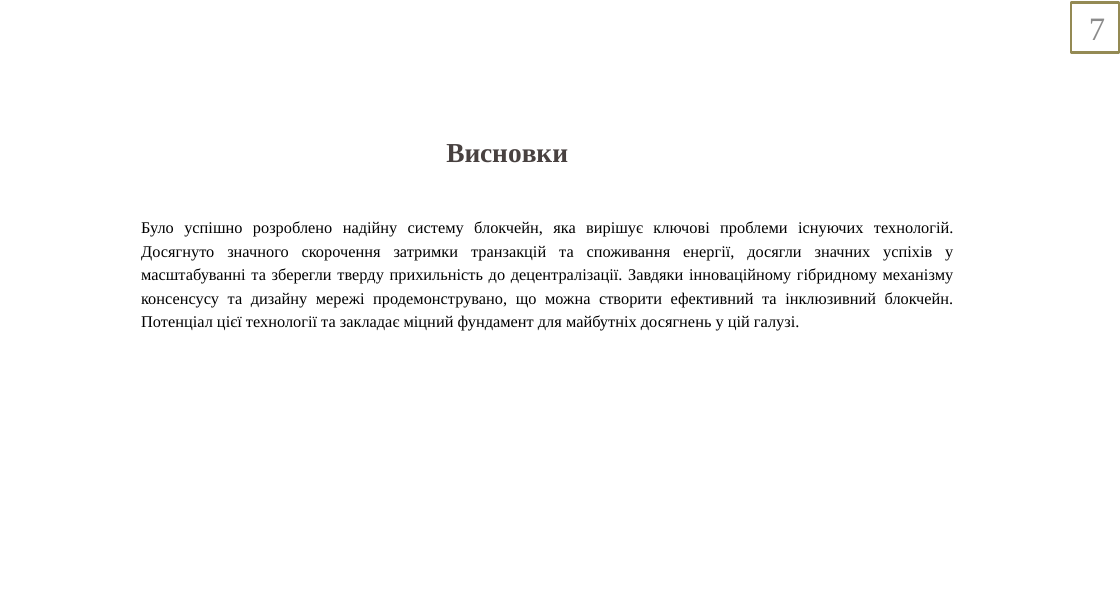
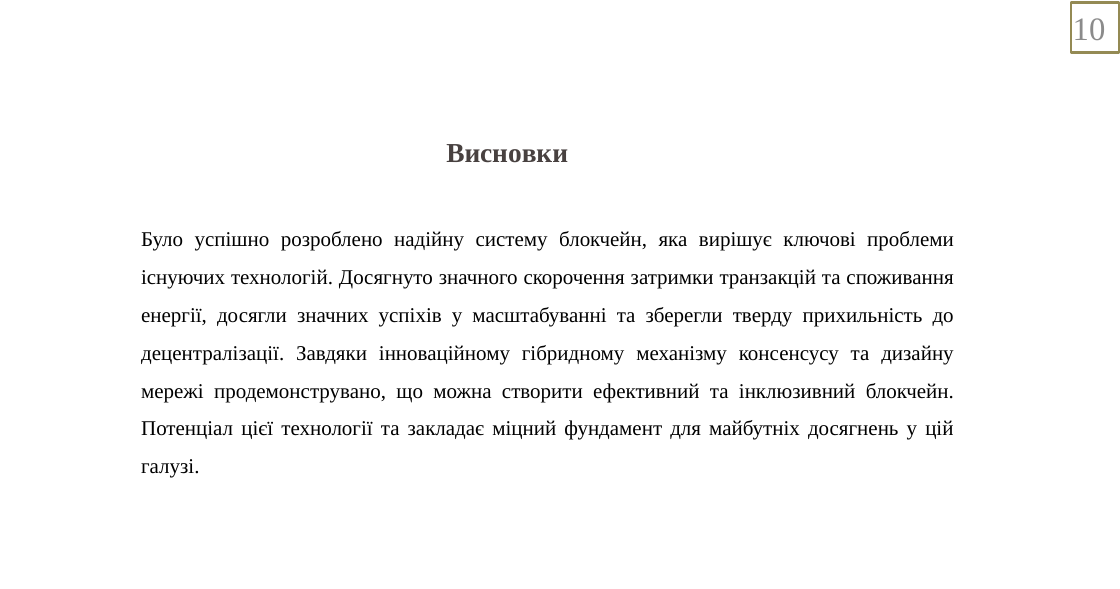
Before and after one commit to Sunr1s/BlockChain, a slide deck: slide 10 of blokchejn-platforma-dlya-avtomatizovanoyi-platizhnoyi-sistemi-zahist-zvitu-z-tehnologichnoyi-praktiki-2023-5-30-16-16-39.pptx (slide 7 before the commit). Drawn at 1120x589 pixels with LibreOffice and Linux fonts; fonts in the diff are those of the drawing. Boxes give left, top, right and bottom in pixels: in the first picture for what was removed or moved away, otherwise in the second. Text is boxed around its words. In the diff, an @@ line names an element or a change of style, - is before the commit and + after.

```diff
--- a/blokchejn-platforma-dlya-avtomatizovanoyi-platizhnoyi-sistemi-zahist-zvitu-z-tehnologichnoyi-praktiki-2023-5-30-16-16-39.pptx
+++ b/blokchejn-platforma-dlya-avtomatizovanoyi-platizhnoyi-sistemi-zahist-zvitu-z-tehnologichnoyi-praktiki-2023-5-30-16-16-39.pptx
@@ page number at [1073,18,1106,40]: text changed @@
-7
+10
@@ text "Було успішно розроблено надійну систему ..." at [141,231,954,478]: size 14 to 18 pt; line spacing 1.21 to 1.5 @@
```
Also in this commit, not shown: 6 other slides changed, 3 slides added, 8 other files.
